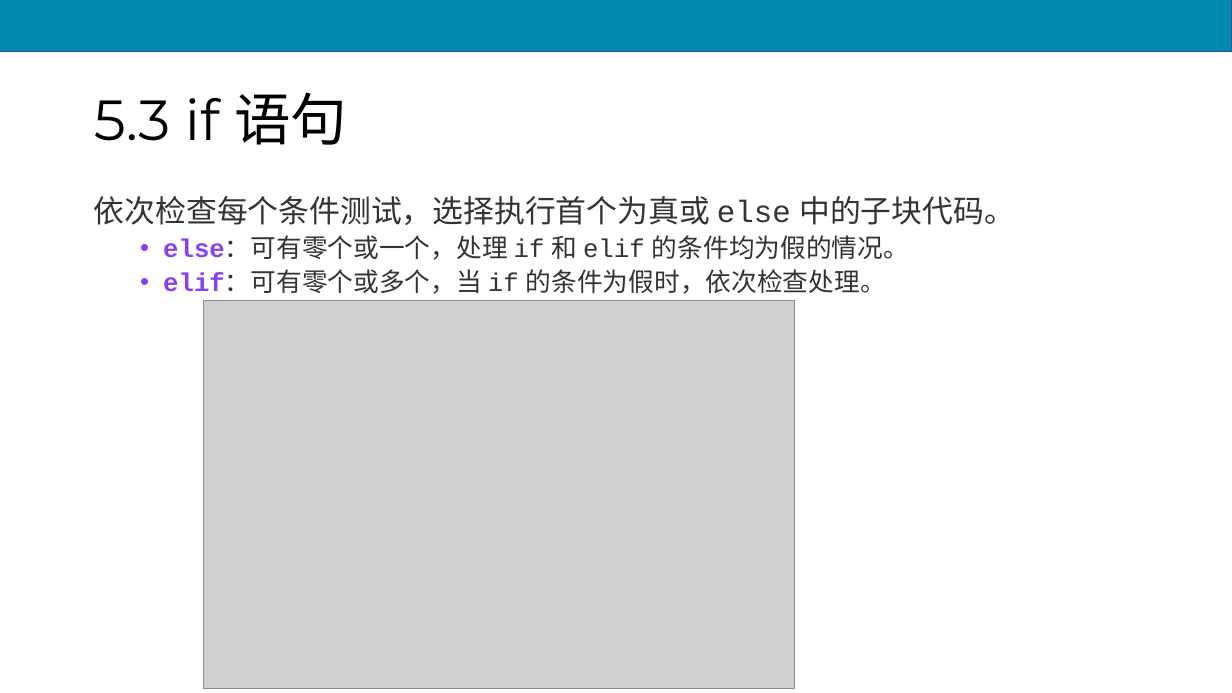
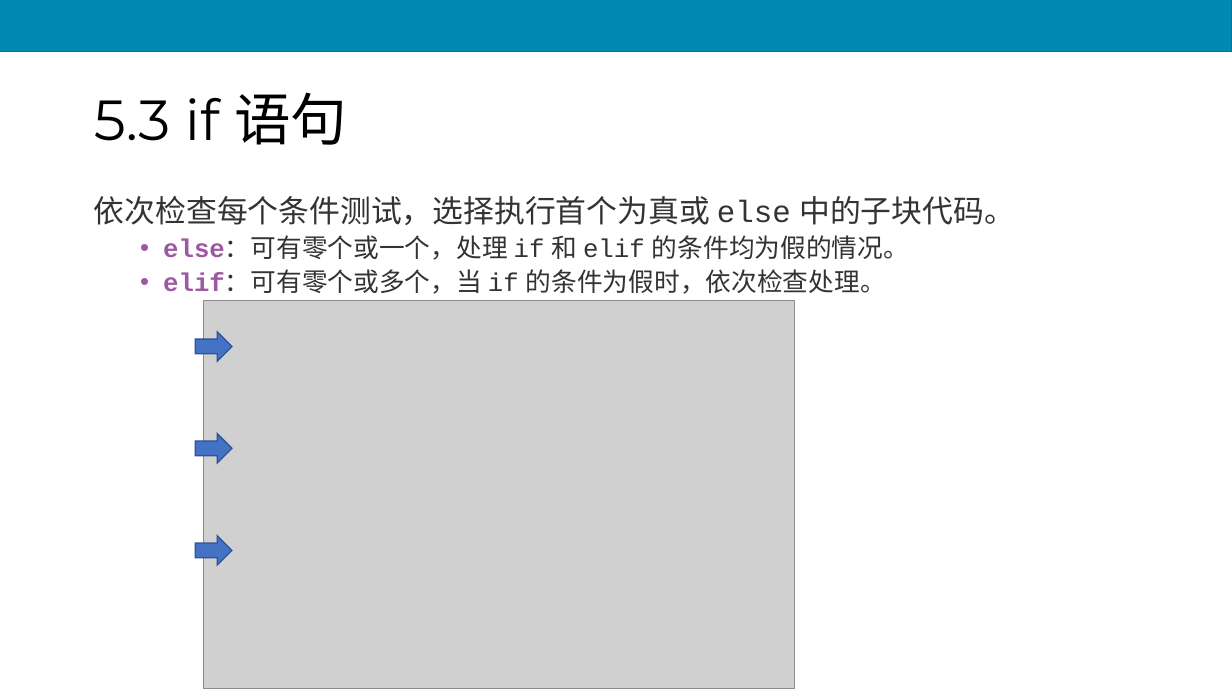
Before and after one commit to scruel/pcc_3e_slides, a slide deck: slide 20 of PPT/python5.pptx (slide 18 before the commit). Drawn at 1232x693 pixels with LibreOffice and Linux fonts; fonts in the diff are those of the drawing; grey boxes stand for pictures. Boxes give left, top, right and bottom in pixels: in the first picture for what was removed or moved away, otherwise in the second. Text is boxed around its words. In the diff, an @@ line names an element or a change of style, - is before the commit and + after.

```diff
--- a/PPT/python5.pptx
+++ b/PPT/python5.pptx
@@ text at (x1=163, y1=235, x2=909, y2=294): text colour #8541F5 to #9E58A3 in "else：可有零个或一个，处理", "elif：可有零个或多个，当" @@
@@ right arrow added at (x1=195, y1=332, x2=232, y2=361), fill #4472C4, outline #325491 1 pt @@
@@ right arrow added at (x1=195, y1=433, x2=232, y2=463), fill #4472C4, outline #325491 1 pt @@
@@ right arrow added at (x1=195, y1=536, x2=232, y2=566), fill #4472C4, outline #325491 1 pt @@
```
Also in this commit, not shown: 9 other slides changed, 3 slides added, 18 other files.
